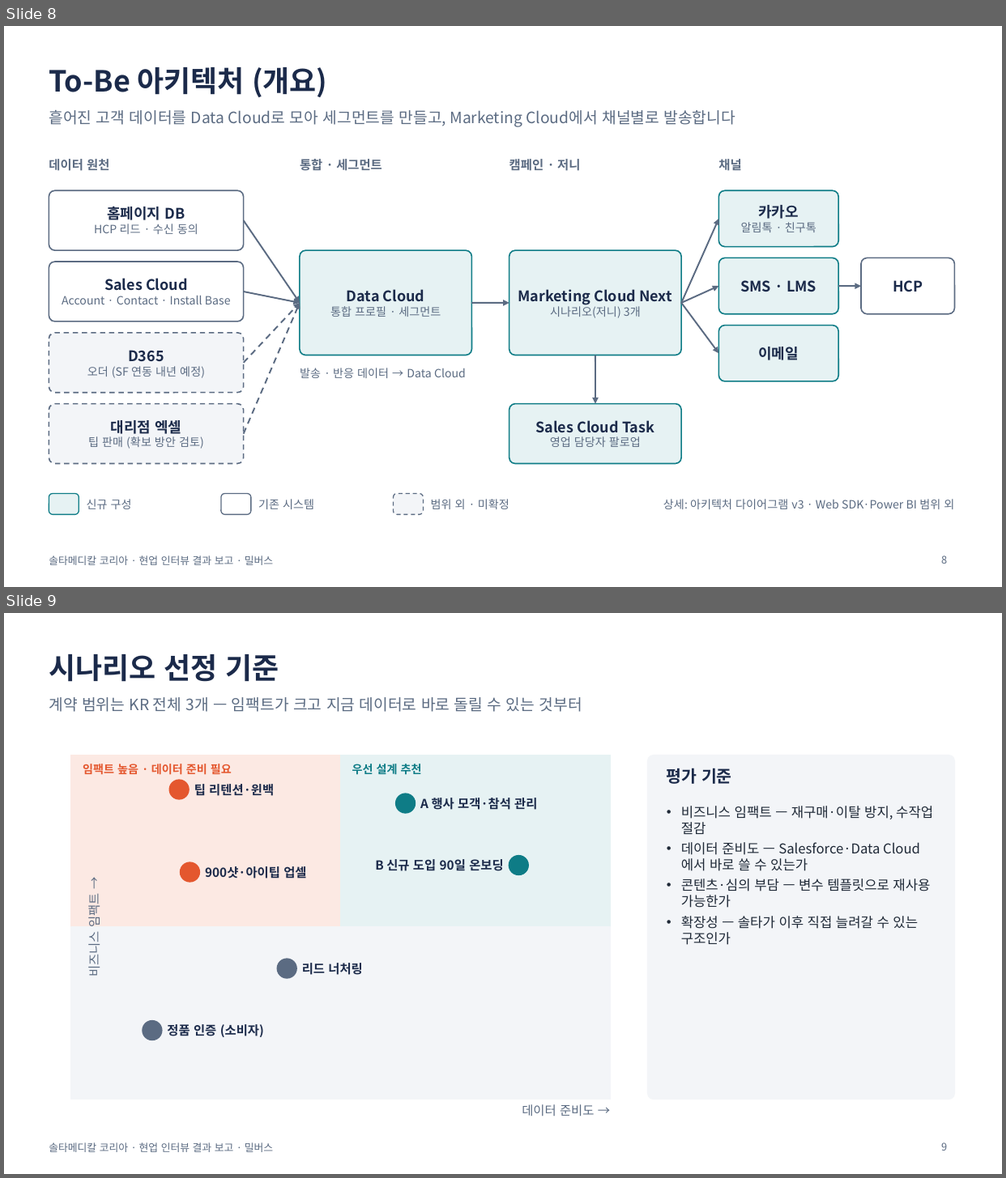
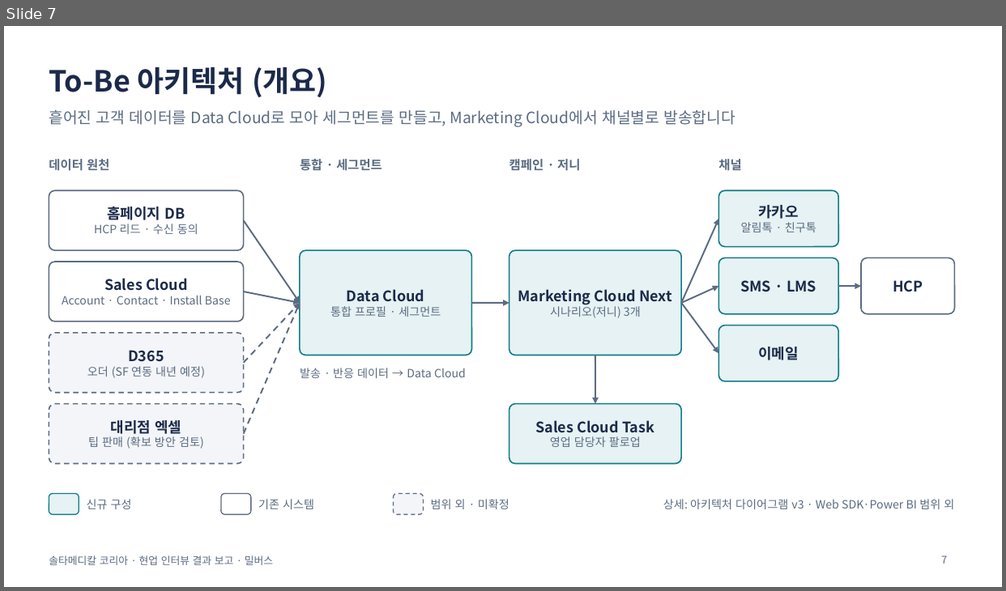
Before and after one commit to 10se0hyun02/MCE-Setup-Guide, a slide deck: projects/솔타메디칼/docs/솔타메디칼_현업인터뷰결과보고서_V0.1_261013.pptx. Shown one above the other, each under a label of ours: slides 8 and 9 before the commit, slide 7 after it. The pictures are 1006x1178 and 1006x591 pixels, drawn with LibreOffice and Linux fonts; fonts in the diff are those of the drawing. Boxes give left, top, right and bottom in pixels: in the first picture for what was removed or moved away, otherwise in the second. Text is boxed around its words. In the diff, an @@ line names an element or a change of style, - is before the commit and + after.

```diff
--- a/projects/솔타메디칼/docs/솔타메디칼_현업인터뷰결과보고서_V0.1_261013.pptx
+++ b/projects/솔타메디칼/docs/솔타메디칼_현업인터뷰결과보고서_V0.1_261013.pptx
@@ slide 9 removed at (4,613,1002,1174), background #FFFFFF; not listed: 1 template element that a slide beside it also shows @@
@@ title removed at (49,654,279,682) @@
-시나리오 선정 기준
@@ text removed at (49,697,582,712) @@
-계약 범위는 KR 전체 3개 — 임팩트가 크고 지금 데이터로 바로 돌릴 수 있는 것부터
@@ rectangle removed at (71,756,341,927) @@
@@ rectangle removed at (341,756,611,927) @@
@@ rounded rectangle removed at (648,756,955,1100) @@
@@ text removed at (83,764,232,775) @@
-임팩트 높음 · 데이터 준비 필요
@@ ellipse removed at (169,780,189,799) @@
@@ text removed at (352,764,422,775) @@
-우선 설계 추천
@@ text removed at (667,768,732,784) @@
-평가 기준
@@ text removed at (194,784,274,796) @@
-팁 리텐션·윈백
@@ ellipse removed at (395,794,415,813) @@
@@ text removed at (420,798,537,810) @@
-A 행사 모객·참석 관리
@@ text removed at (681,806,933,945) @@
-• 비즈니스 임팩트 — 재구매·이탈 방지, 수작업 절감
-• 데이터 준비도 — Salesforce·Data Cloud에서 바로 쓸 수 있는가
-• 콘텐츠·심의 부담 — 변수 템플릿으로 재사용 가능한가
-• 확장성 — 솔타가 이후 직접 늘려갈 수 있는 구조인가
@@ ellipse removed at (509,855,529,875) @@
@@ ellipse removed at (180,862,199,882) @@
@@ text removed at (205,867,306,879) @@
-900샷·아이팁 업셀
@@ text removed at (375,859,503,871) @@
-B 신규 도입 90일 온보딩
@@ text removed at (84,897,102,976) @@
-비즈니스 임팩트 →
@@ rectangle removed at (71,927,611,1100) @@
@@ ellipse removed at (277,959,296,978) @@
@@ text removed at (302,963,362,975) @@
-리드 너처링
@@ ellipse removed at (143,1021,162,1041) @@
@@ text removed at (167,1024,264,1037) @@
-정품 인증 (소비자)
@@ text removed at (522,1105,594,1116) @@
-데이터 준비도 →
@@ page number removed at (941,1143,947,1151) @@
-9
@@ what was slide 8 is now slide 7 @@
@@ page number at (941,556,947,564): text changed @@
-8
+7
```
Also in this commit, not shown: 3 slides changed, 4 other slides removed, 23 other files.
